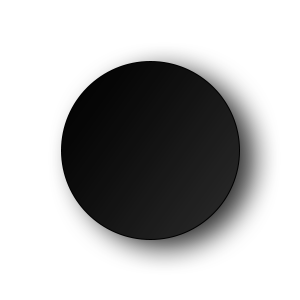
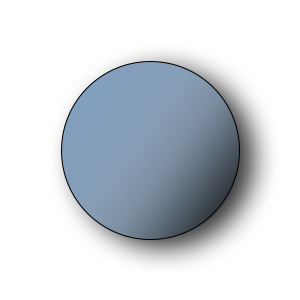
Two versions of the same layered image (300px x 300px). Layer-by-layer changes:
pixels changed over [62,62,239,239] (layer not identified)
